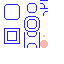
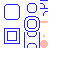
Comparing the layer stacks of the two (64, 64) images. Changes:
painted on "Layer 1" over [40, 21, 48, 23]
